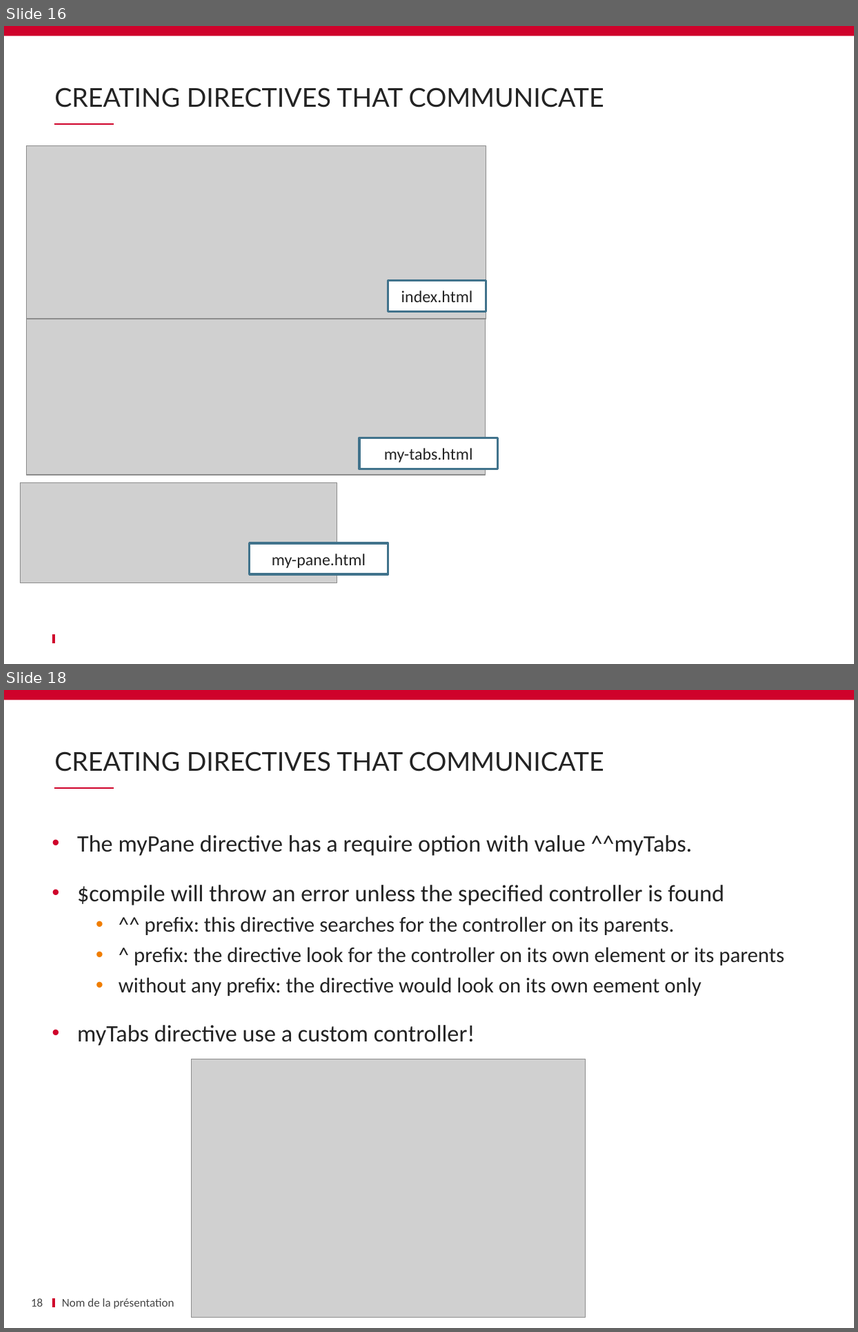
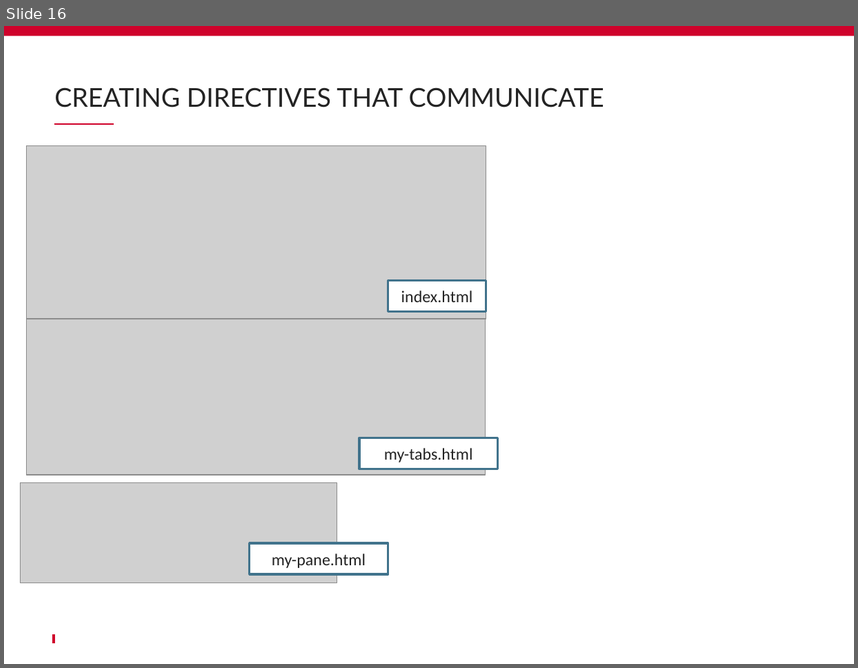
Before and after one commit to schassande/formation-angularjs1, a slide deck: Jour2/11 custom directives & components/11_custom directives.pptx. Shown one above the other, each under a label of ours: slides 16 and 18 before the commit, slide 16 after it; the slides between them are not shown. The pictures are 858x1332 and 858x668 pixels, drawn with LibreOffice and Linux fonts; fonts in the diff are those of the drawing; grey boxes stand for pictures; background and template pictures are left out. Boxes give left, top, right and bottom in pixels: in the first picture for what was removed or moved away, otherwise in the second. Text is boxed around its words. In the diff, an @@ line names an element or a change of style, - is before the commit and + after.

```diff
--- a/Jour2/11 custom directives & components/11_custom directives.pptx
+++ b/Jour2/11 custom directives & components/11_custom directives.pptx
@@ slide 18 removed at [4,690,854,1328], background #FFFFFF; not listed: 3 template elements that a slide beside it also shows @@
@@ title removed at [54,751,604,771] @@
-CREATING DIRECTIVES THAT COMMUNICATE
@@ text removed at [77,835,784,1045] @@
-• The myPane directive has a require option with value ^^myTabs.
-• $compile will throw an error unless the specified controller is found
-  • ^^ prefix: this directive searches for the controller on its parents.
-  • ^ prefix: the directive look for the controller on its own element or its parents
-  • without any prefix: the directive would look on its own eement only
-• myTabs directive use a custom controller!
@@ picture removed at [191,1059,586,1317] @@
@@ page number removed at [31,1298,43,1306] @@
-18
@@ text removed at [62,1298,174,1308] @@
-Nom de la présentation
```
Also in this commit, not shown: 3 slides changed, 40 other files.
